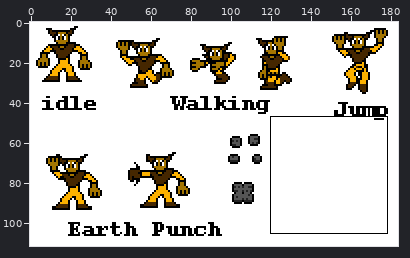
One commit to this sprite sheet: Project Rioman/RioMan Programmer files/Sprites/Bosses/GeoGirl.png. Above: a wide view before the commit, with the close-up outlined.
Close-up. The starting point:
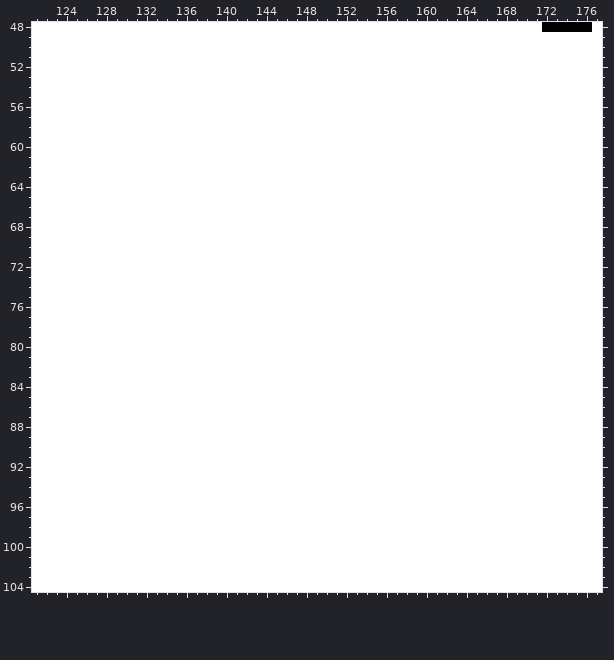
The file is 184x112 pixels. Shown: x 121..177, y 48..104.
The result:
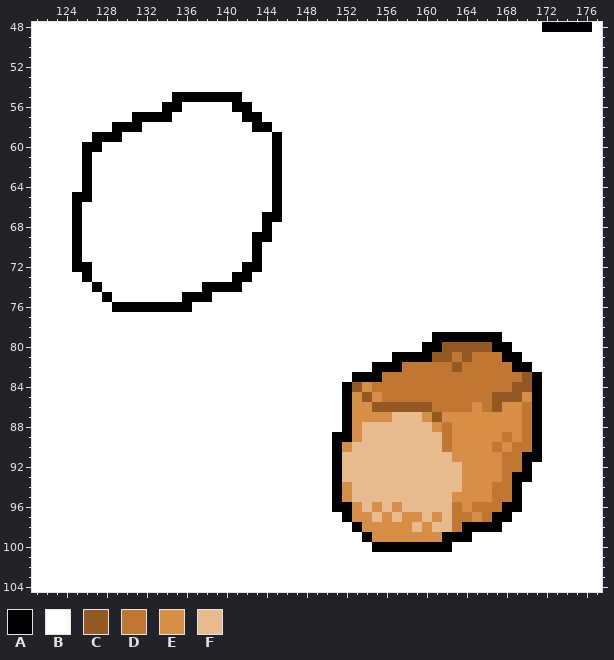
Palette (. is transparent): A #000000  B #ffffff  C #945823  D #c07734  E #d78f48  F #e8bb8e
Difference:
Colour B becomes colour A in row 55 at x 135 to 141; in row 56 at x 134 to 135 and 141 to 142; in row 57 at x 131 to 134 and 142 to 143; in row 58 at x 129 to 131 and 143 to 144; in row 59 at x 127 to 129 and 145; in row 60 at x 126 to 127 and 145.
Colour B becomes colour A in rows 61 to 64 at x 126 and 145; in row 65 at x 125 to 126 and 145; in row 66 at x 125 and 145; in row 67 at x 125 and 144 to 145; in row 68 at x 125 and 144; in row 69 at x 125 and 143 to 144.
Colour B becomes colour A in rows 70 to 71 at x 125 and 143; in row 72 at x 125 to 126 and 142 to 143; in row 73 at x 126 and 141 to 142; in row 74 at x 127 and 138 to 141; in row 75 at x 128 and 136 to 138; in row 76 at x 129 to 136.
Colour B becomes colour A in row 79 at x 161 to 167; in row 80 at x 160 to 161 and 167 to 168; in row 81 at x 157 to 160 and 168 to 169; in row 82 at x 155 to 157 and 169 to 170; in row 83 at x 153 to 155 and 171; in rows 84 to 88 at x 152 and 171.
Colour B becomes colour A in row 89 at x 151 to 152 and 171; in row 90 at x 151 and 171; in row 91 at x 151 and 170 to 171; in row 92 at x 151 and 170; in row 93 at x 151 and 169 to 170; in rows 94 to 95 at x 151 and 169.
Colour B becomes colour A in row 96 at x 151 to 152 and 168 to 169; in row 97 at x 152 and 167 to 168; in row 98 at x 153 and 164 to 167; in row 99 at x 154 and 162 to 164; in row 100 at x 155 to 162.
Colour B becomes colour C in row 80 at x 162 to 166; in row 81 at x 161 to 162 and 164; in row 82 at x 163; in row 83 at x 170; in row 84 at x 153 and 169 to 170; in row 85 at x 154 and 167 to 169.
Colour B becomes colour C in row 86 at x 155 to 160 and 167; in row 87 at x 161.
Colour B becomes colour D in row 81 at x 163 and 165 to 167; in row 82 at x 158 to 162 and 164 to 168; in row 83 at x 156 to 169; in row 84 at x 155 to 168; in row 85 at x 156 to 166; in row 86 at x 161 to 164, 166 and 170.
Colour B becomes colour D in row 87 at x 170; in row 88 at x 162 and 170; in row 89 at x 162, 168 and 170; in row 90 at x 162, 167 and 169 to 170; in rows 91 to 92 at x 168 to 169; in row 93 at x 168.
Colour B becomes colour D in rows 94 to 95 at x 167 to 168; in row 96 at x 163 and 165 to 167; in row 97 at x 163 to 164 and 166; in row 98 at x 163.
Colour B becomes colour E in row 84 at x 154; in row 85 at x 153, 155 and 170; in row 86 at x 153 to 154, 165 and 168 to 169; in row 87 at x 153 to 156, 160 and 162 to 169; in row 88 at x 153, 161 and 163 to 169; in row 89 at x 153, 163 to 167 and 169.
Colour B becomes colour E in row 90 at x 152, 163 to 166 and 168; in row 91 at x 163 to 167; in rows 92 to 93 at x 164 to 167; in row 94 at x 152 and 164 to 166; in row 95 at x 152 and 163 to 166; in row 96 at x 153, 155, 157 and 164.
Colour B becomes colour E in row 97 at x 153 to 154, 156, 158 to 159, 161 and 165; in row 98 at x 154 to 158 and 160; in row 99 at x 155 to 161.
Colour B becomes colour F in row 87 at x 157 to 159; in row 88 at x 154 to 160; in row 89 at x 154 to 161; in row 90 at x 153 to 161; in row 91 at x 152 to 162; in rows 92 to 93 at x 152 to 163.
Colour B becomes colour F in row 94 at x 153 to 163; in row 95 at x 153 to 162; in row 96 at x 154, 156 and 158 to 162; in row 97 at x 155, 157, 160 and 162; in row 98 at x 159 and 161 to 162.
Changed places in both close-ups, as pixel boxes (x1, y1, x2, y2):
changed: (72, 92, 282, 312)
changed: (332, 332, 542, 552)
